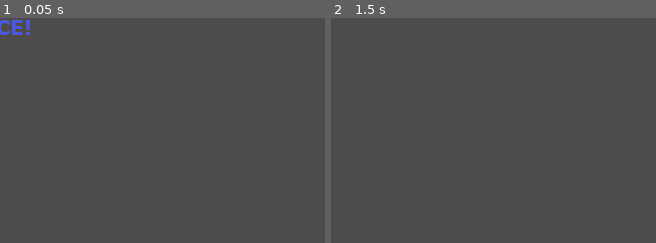
Above: before the commit, frames 1-2 (left to right).
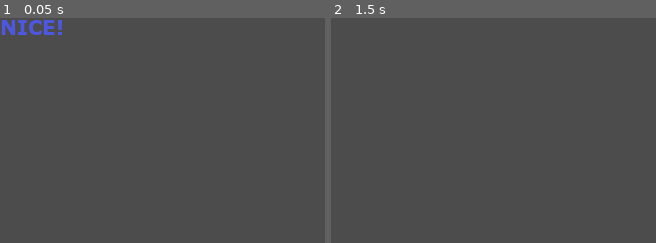
Above: after the commit, the same moments.

Repository: Sharkalien/Godot-Imp-Pogo-Ride-Minigame
Game: Godot game, scene res://Combo.tscn
The game is run twice, just before and just after one commit, with the same random seed, the same clock (stepped at 60 frames per second) and the same inputs. This scene is started directly instead of the project's main scene.
Inputs (mouse positions are % of the whole screen's width and height, from its top left):
- Up to frame 1 (0.05 s): no input
- Up to frame 2 (1.5 s): tap Enter at 0.5 s; move the mouse to (72, 45) at 0.52 s; press the mouse at (72, 45) at 0.53 s; hold Right (ui_right) 0.53-1.28 s; tap Space at 1.25 s; move the mouse to (30, 55) at 1.27 s; release the mouse at (30, 55) at 1.28 s; hold Down (ui_down) from 1.28 s (still down); click (30, 55) at 1.35 s
The pictures show only the part of the screen within x 0-50%, y 0-50%; the shares and areas given below are measured in that part.

The runs differ from the first frame. In frame 1, 0.8% of the frame differs, in the area x 0-20%, y 0-8%; in frame 2, nothing differs.
Error in both runs: Invalid operands 'Nil' and 'int' in operator '>'. (res://Combo.gd:12)

Commit message:
Update Combo.tscn

Diff:
--- a/Combo.tscn
+++ b/Combo.tscn
@@ -75,10 +75,10 @@
 tracks/2/imported = false
 tracks/2/enabled = true
 tracks/2/keys = {
-"times": PoolRealArray( 0, 0.666667 ),
+"times": PoolRealArray( 0, 0.666666 ),
 "transitions": PoolRealArray( 1, 1 ),
 "update": 0,
-"values": [ Vector2( -45, 0 ), Vector2( -45, -57 ) ]
+"values": [ Vector2( 0, 0 ), Vector2( 0, -57 ) ]
 }
 
 [node name="Node2D" type="Node2D"]
@@ -93,7 +93,6 @@
 theme = SubResource( 2 )
 custom_colors/font_color = Color( 0, 0, 0, 1 )
 text = "COMBO!"
-align = 1
 __meta__ = {
 "_edit_use_anchors_": false
 }
